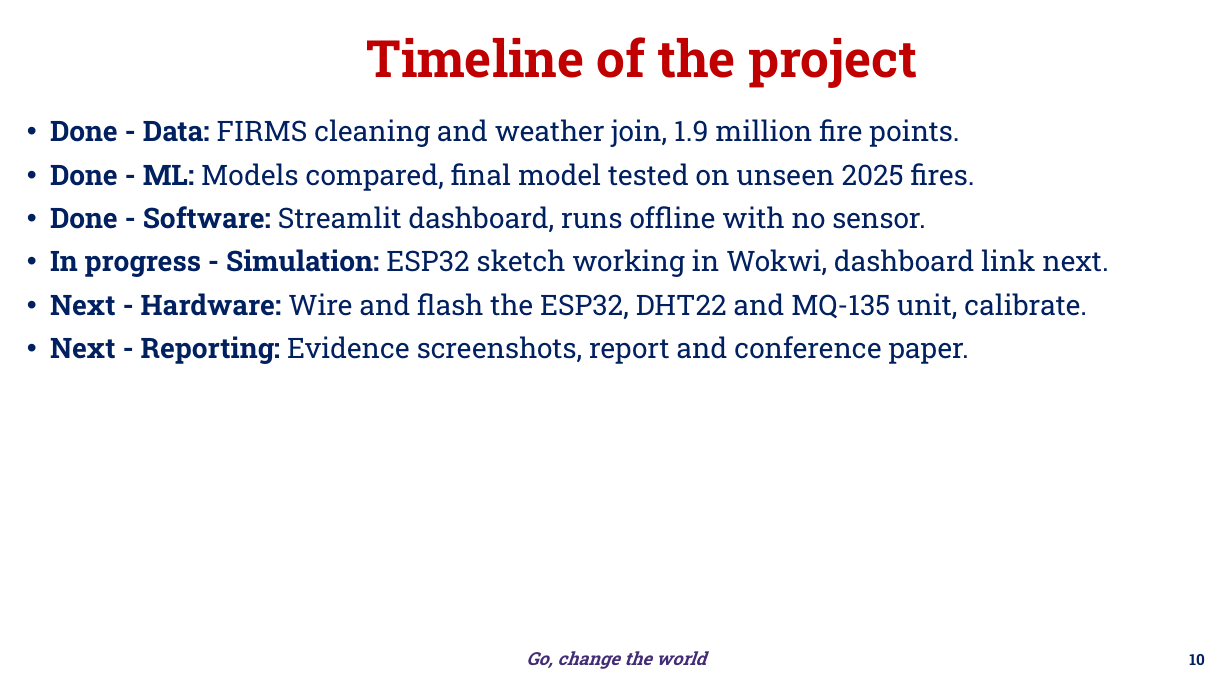
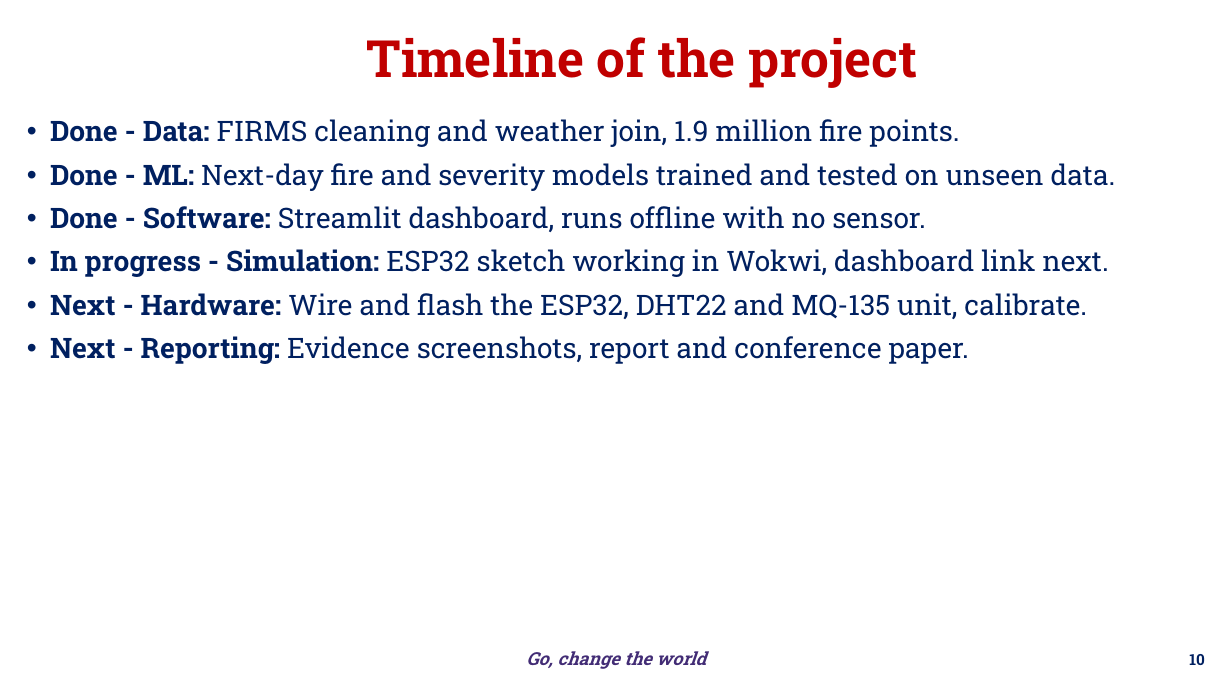
Before and after one commit to bnsama29-cloud/wildfire-estimation-evs, a slide deck: slide 10 of docs/EL_Phase1_Wildfire.pptx. Drawn at 1232x693 pixels with LibreOffice and Linux fonts; fonts in the diff are those of the drawing; background and template pictures are left out. Boxes give left, top, right and bottom in pixels: in the first picture for what was removed or moved away, otherwise in the second. Text is boxed around its words. In the diff, an @@ line names an element or a change of style, - is before the commit and + after.

```diff
--- a/docs/EL_Phase1_Wildfire.pptx
+++ b/docs/EL_Phase1_Wildfire.pptx
@@ text at (50, 163, 1116, 191): text changed @@
-• Done - ML: Models compared, final model tested on unseen 2025 fires.
+• Done - ML: Next-day fire and severity models trained and tested on unseen data.
```
Also in this commit, not shown: 4 other slides changed, 3 other files.
